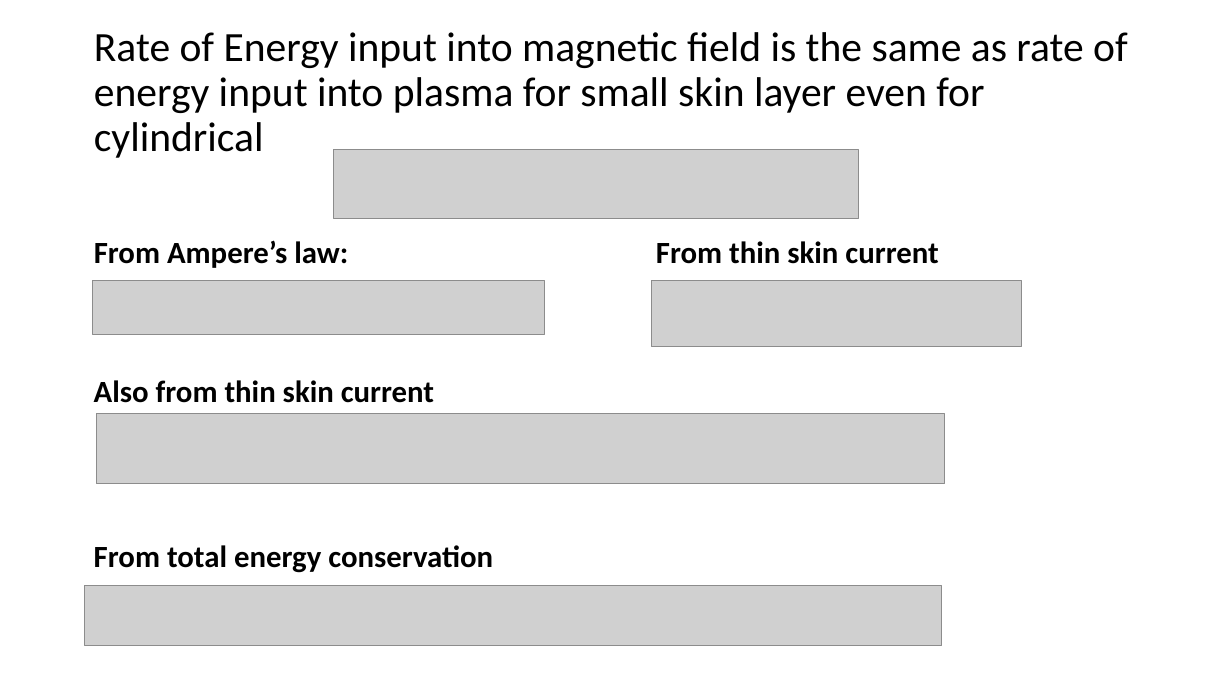
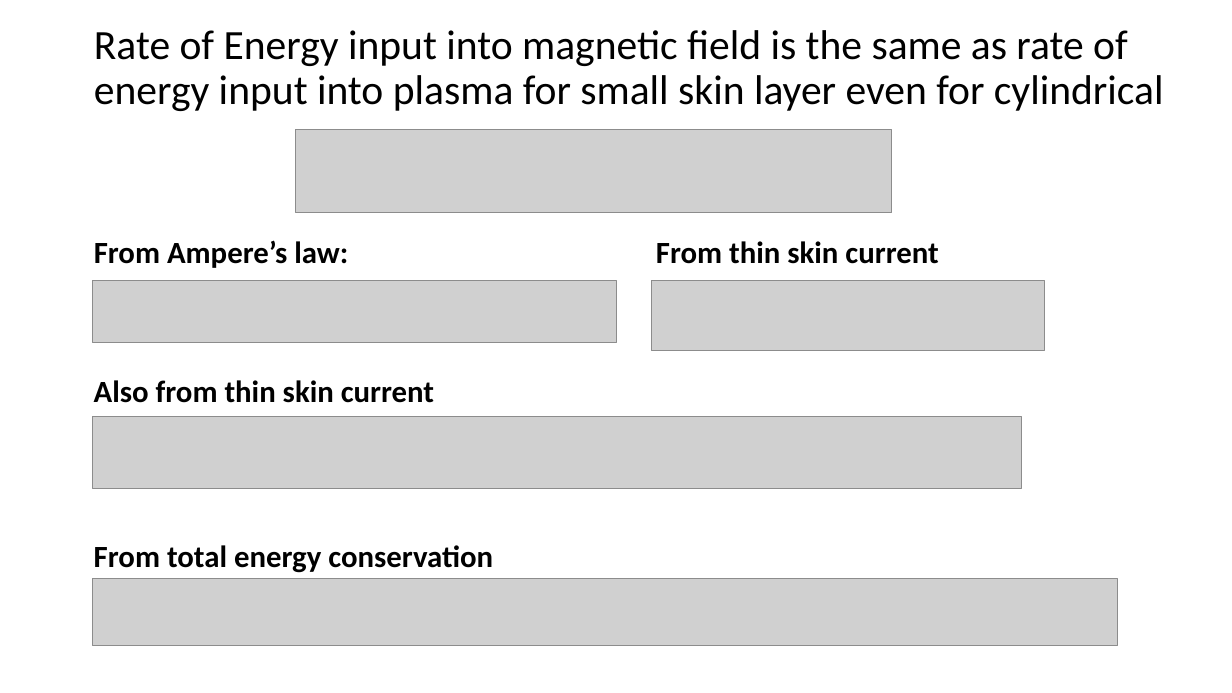
Before and after one commit to JustinRayAngus/MHDmpi, a slide deck: slide 22 of presentations/1DmhdShocks.pptx (slide 19 before the commit). Drawn at 1232x693 pixels with LibreOffice and Linux fonts; fonts in the diff are those of the drawing; grey boxes stand for pictures. Boxes give left, top, right and bottom in pixels: in the first picture for what was removed or moved away, otherwise in the second. Text is boxed around its words. In the diff, an @@ line names an element or a change of style, - is before the commit and + after.

```diff
--- a/presentations/1DmhdShocks.pptx
+++ b/presentations/1DmhdShocks.pptx
@@ title "Rate of Energy input into ..." rewrapped from box(94, 32, 1128, 158) to box(94, 30, 1164, 111) @@
@@ picture: place and size @@
-picture at box(334, 149, 858, 219)
+picture at box(296, 129, 892, 213)
@@ picture: place and size @@
-picture at box(92, 281, 545, 335)
+picture at box(92, 281, 616, 343)
@@ picture: place and size @@
-picture at box(652, 280, 1021, 347)
+picture at box(652, 280, 1044, 350)
@@ picture: place and size @@
-picture at box(96, 414, 945, 484)
+picture at box(93, 417, 1022, 489)
@@ picture: place and size @@
-picture at box(85, 586, 943, 646)
+picture at box(92, 579, 1117, 646)
```
Also in this commit, not shown: 11 other slides changed, 4 slides added, 29 other files.
